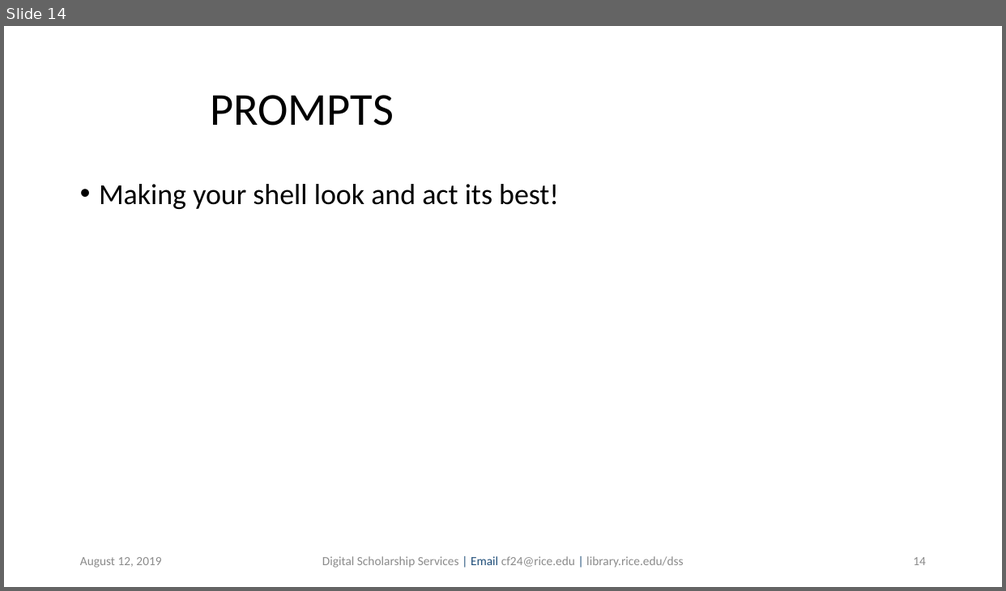
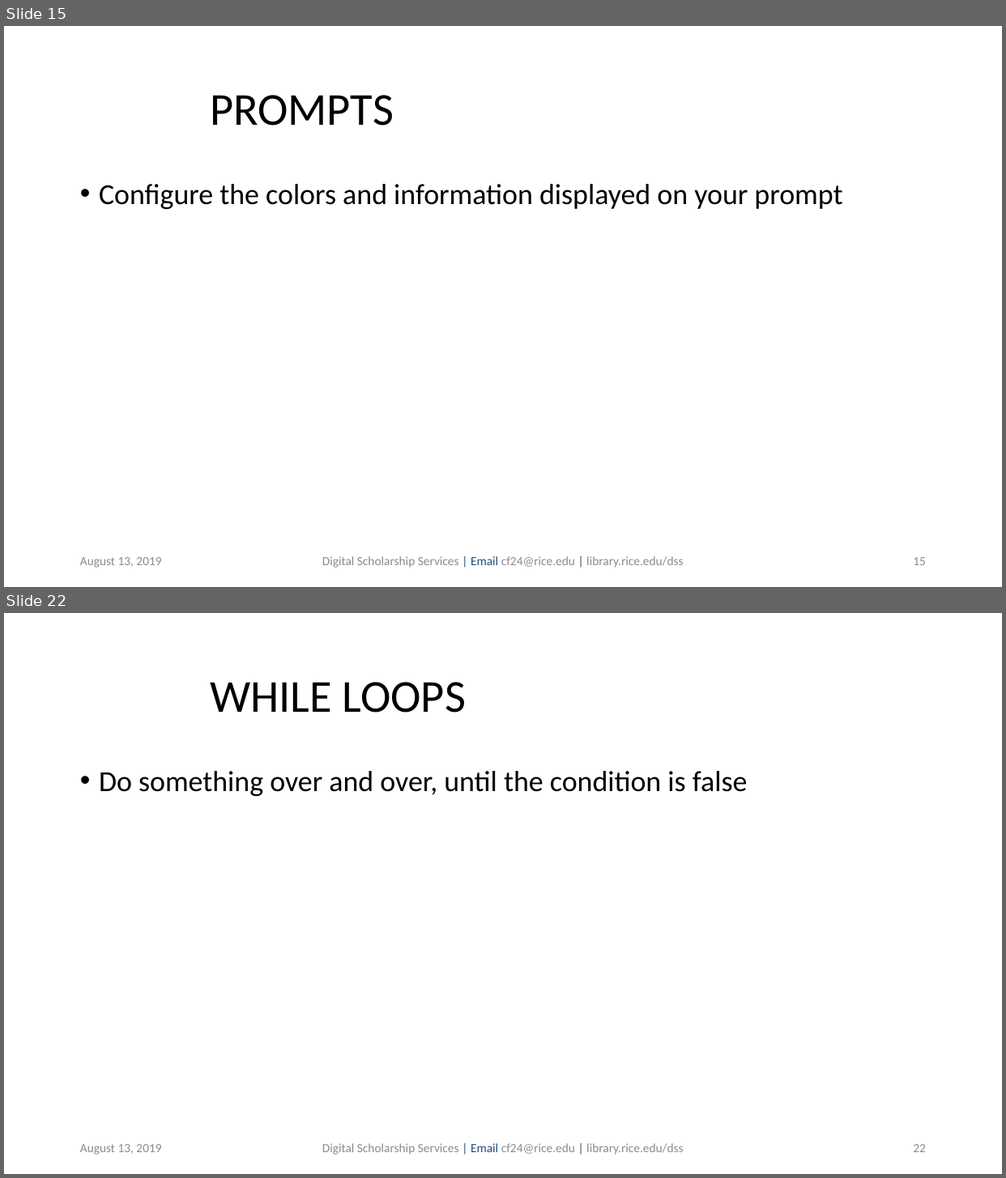
Before and after one commit to bakitybacon/rice-data-and-donuts, a slide deck: bash/Introduction to Bash.pptx. Shown one above the other, each under a label of ours: slide 14 before the commit, slides 15 and 22 after it; the slides between them are not shown. The pictures are 1006x591 and 1006x1178 pixels, drawn with LibreOffice and Linux fonts; fonts in the diff are those of the drawing; background and template pictures are left out. Boxes give left, top, right and bottom in pixels: in the first picture for what was removed or moved away, otherwise in the second. Text is boxed around its words. In the diff, an @@ line names an element or a change of style, - is before the commit and + after.

```diff
--- a/bash/Introduction to Bash.pptx
+++ b/bash/Introduction to Bash.pptx
@@ slide 22 added at (4, 613, 1002, 1174), background #FFFFFF @@
@@ title added at (210, 682, 466, 713), 44 pt, text #000000 @@
+WHILE LOOPS
@@ text added at (99, 771, 748, 796), 28 pt, text #000000 @@
+• Do something over and over, until the condition is false
@@ text added at (80, 1144, 161, 1155), 12 pt, text #8C8C8C @@
+August 13, 2019
@@ text added at (322, 1144, 683, 1155), 12 pt, text #8C8C8C @@
+Digital Scholarship Services | Email cf24@rice.edu | library.rice.edu/dss
@@ page number added at (913, 1144, 926, 1152), 12 pt, text #8C8C8C @@
+22
@@ what was slide 14 is now slide 15 @@
@@ slide 15 changed as well @@
@@ text at (99, 184, 842, 209): text changed @@
-• Making your shell look and act its best!
+• Configure the colors and information displayed on your prompt
@@ text at (80, 557, 161, 568): text changed @@
-August 12, 2019
+August 13, 2019
@@ page number at (913, 557, 926, 565): text changed @@
-14
+15
```
Also in this commit, not shown: 13 other slides changed, 14 other slides added.
